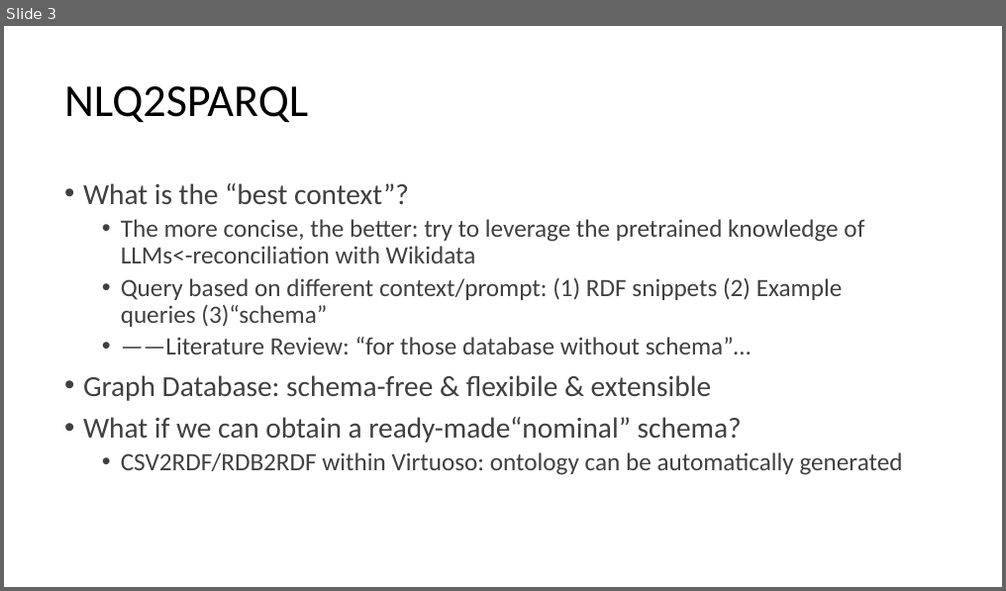
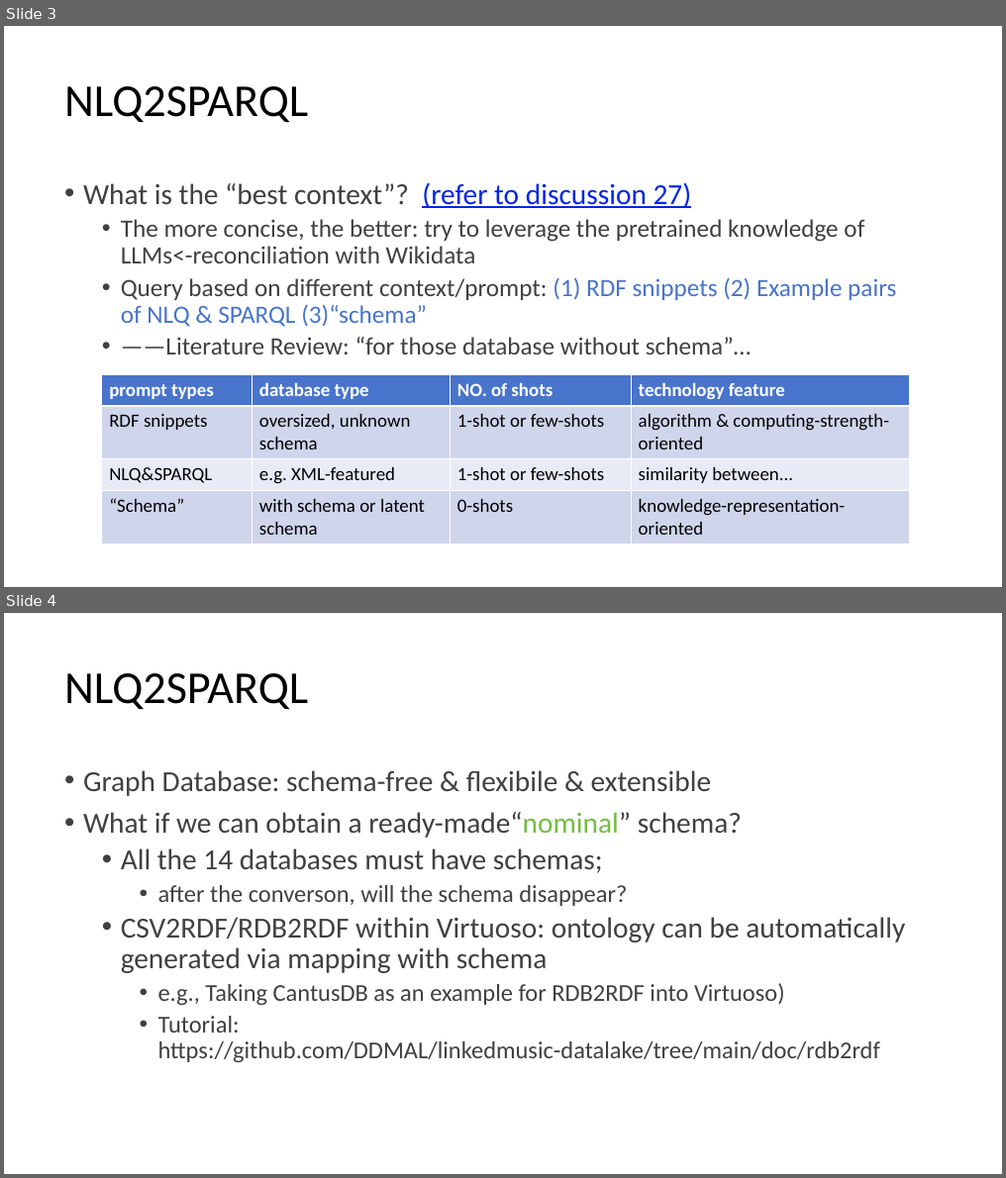
Before and after one commit to DDMAL/linkedmusic-queries, a slide deck: handOver_generalReviewOf_LinkedMusicQueries2024-2025.pptx. Shown one above the other, each under a label of ours: slide 3 before the commit, slides 3 and 4 after it. The pictures are 1006x591 and 1006x1178 pixels, drawn with LibreOffice and Linux fonts; fonts in the diff are those of the drawing. Boxes give left, top, right and bottom in pixels: in the first picture for what was removed or moved away, otherwise in the second. Text is boxed around its words. In the diff, an @@ line names an element or a change of style, - is before the commit and + after.

```diff
--- a/handOver_generalReviewOf_LinkedMusicQueries2024-2025.pptx
+++ b/handOver_generalReviewOf_LinkedMusicQueries2024-2025.pptx
@@ slide 4 added at [4,613,1002,1174], background #FFFFFF @@
@@ title added at [64,673,308,709], 44 pt, text #000000 @@
+NLQ2SPARQL
@@ text added at [83,770,905,1062], 28 pt, text #404040 @@
+• Graph Database: schema-free & flexibile & extensible
+• What if we can obtain a ready-made“nominal” schema?
+  • All the 14 databases must have schemas;
+    • after the converson, will the schema disappear?
+  • CSV2RDF/RDB2RDF within Virtuoso: ontology can be automatically generated via mapping with schema
+    • e.g., Taking CantusDB as an example for RDB2RDF into Virtuoso)
+    • Tutorial: https://github.com/DDMAL/linkedmusic-datalake/tree/main/doc/rdb2rdf
@@ slide 3 changed as well @@
@@ text at [83,182,692,208]: text changed @@
-• What is the “best context”?
+• What is the “best context”? (refer to discussion 27)
@@ text at [121,278,896,327]: text changed; text colour #404040 to #4874CB @@
-  • Query based on different context/prompt: (1) RDF snippets (2) Example queries (3)“schema”
+  • Query based on different context/prompt: (1) RDF snippets (2) Example pairs of NLQ & SPARQL (3)“schema”
@@ text at [83,375,903,475]: paragraphs removed @@
-• Graph Database: schema-free & flexibile & extensible
-• What if we can obtain a ready-made“nominal” schema?
-  • CSV2RDF/RDB2RDF within Virtuoso: ontology can be automatically generated
@@ table added at [102,374,910,542], 4 rows, 4 columns @@
+prompt types | database type | NO. of shots | technology feature
+RDF snippets | oversized, unknown schema | 1-shot or few-shots | algorithm & computing-strength-oriented
+NLQ&SPARQL | e.g. XML-featured | 1-shot or few-shots | similarity between...
+“Schema” | with schema or latent schema | 0-shots | knowledge-representation-oriented
```
Also in this commit, not shown: 9 other slides changed, 3 other slides added, 1 other file.
